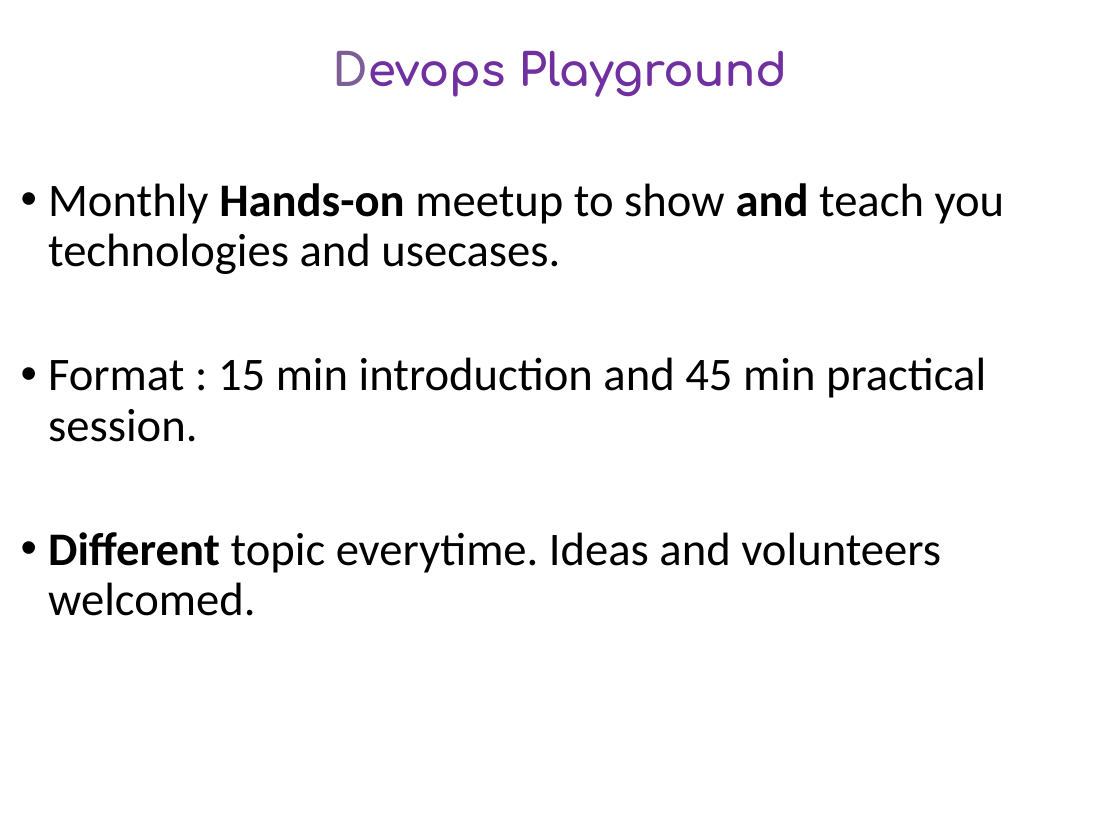
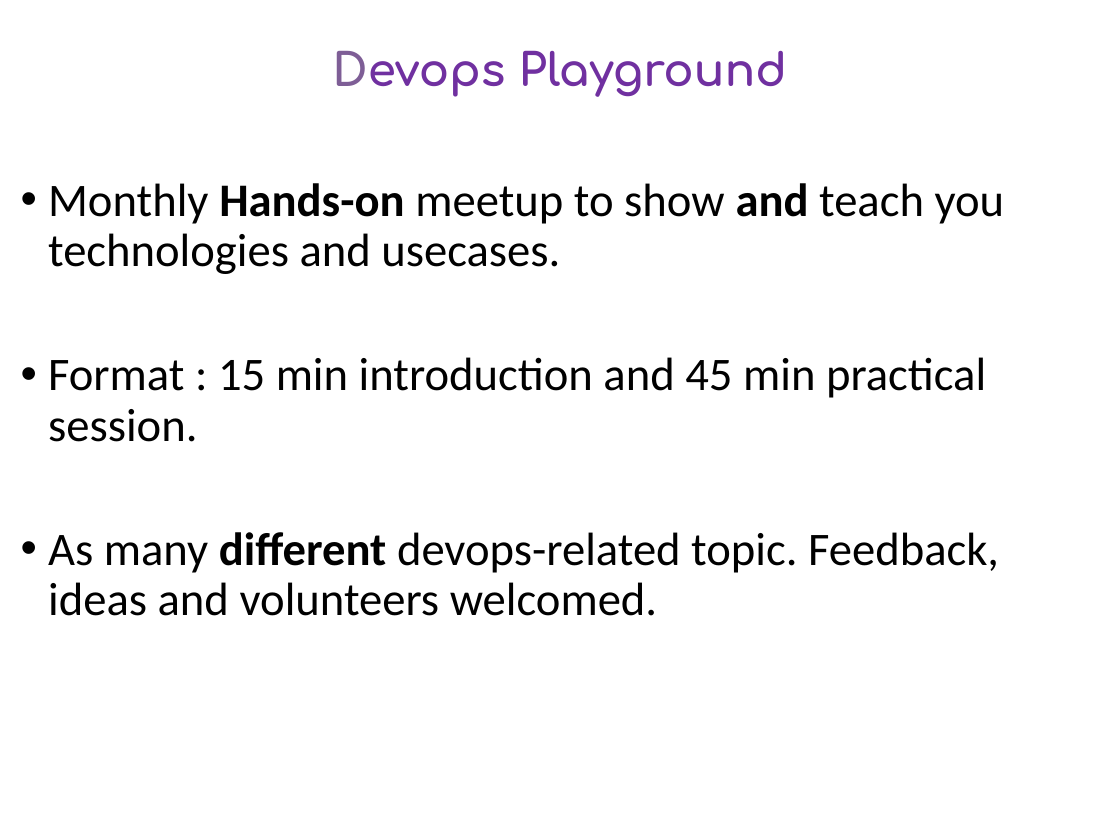
Before and after one commit to DevOpsPlayground/Hands-on-with-ChatOps, a slide deck: slide 3 of devops_playground_intro.pptx. Drawn at 1120x840 pixels with LibreOffice and Linux fonts; fonts in the diff are those of the drawing. Boxes give left, top, right and bottom in pixels: in the first picture for what was removed or moved away, otherwise in the second. Text is boxed around its words. In the diff, an @@ line names an element or a change of style, - is before the commit and + after.

```diff
--- a/devops_playground_intro.pptx
+++ b/devops_playground_intro.pptx
@@ text at bbox=[48, 532, 999, 616]: text changed @@
-• Different topic everytime. Ideas and volunteers welcomed.
+• As many different devops-related topic. Feedback, ideas and volunteers welcomed.
```
Also in this commit, not shown: 6 other slides changed, 2 slides added.
